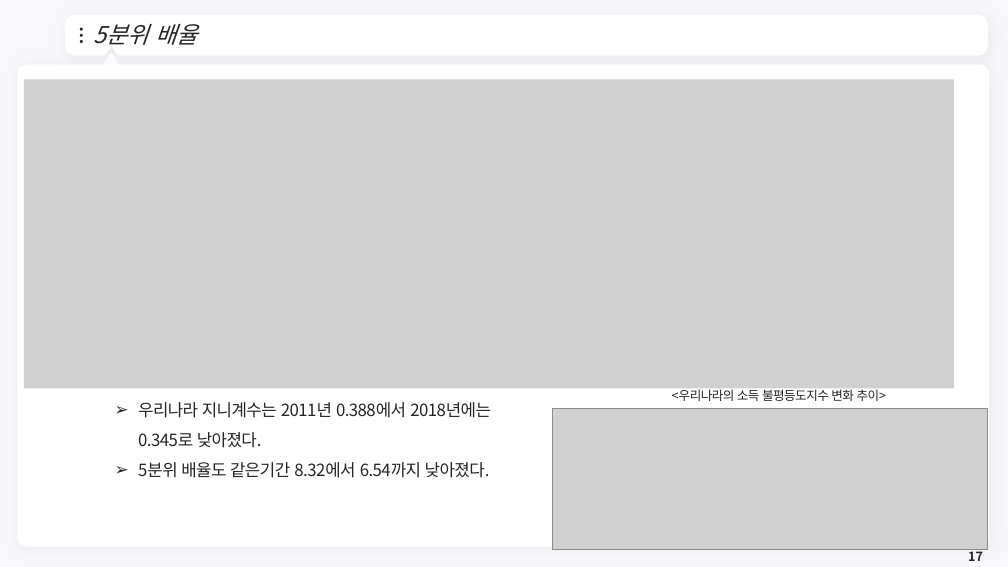
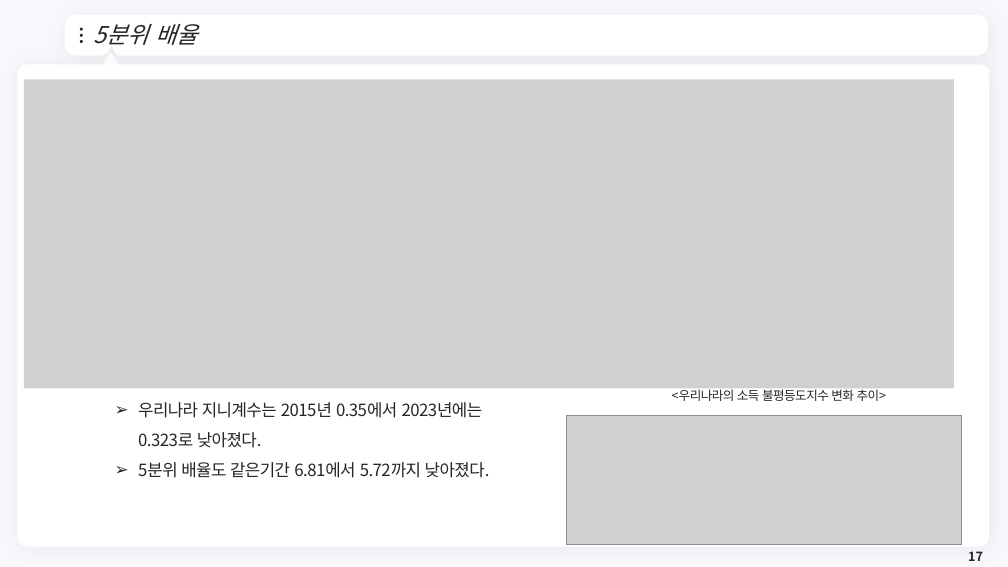
Before and after one commit to meandthey/Teaching, a slide deck: slide 17 of 재정학/01_Lectures/재정학_Chapter_8.pptx. Drawn at 1008x567 pixels with LibreOffice and Linux fonts; fonts in the diff are those of the drawing; grey boxes stand for pictures; background and template pictures are left out. Boxes give left, top, right and bottom in pixels: in the first picture for what was removed or moved away, otherwise in the second. Text is boxed around its words. In the diff, an @@ line names an element or a change of style, - is before the commit and + after.

```diff
--- a/재정학/01_Lectures/재정학_Chapter_8.pptx
+++ b/재정학/01_Lectures/재정학_Chapter_8.pptx
@@ text at [138, 402, 490, 478]: text changed @@
-    ➢ 우리나라 지니계수는 2011년 0.388에서 2018년에는 0.345로 낮아졌다.
-    ➢ 5분위 배율도 같은기간 8.32에서 6.54까지 낮아졌다.
+    ➢ 우리나라 지니계수는 2015년 0.35에서 2023년에는 0.323로 낮아졌다.
+    ➢ 5분위 배율도 같은기간 6.81에서 5.72까지 낮아졌다.
@@ picture: place and size @@
-picture at [552, 409, 988, 551]
+picture at [566, 416, 962, 544]
```
Also in this commit, not shown: 7 other slides changed, 3 other files.
